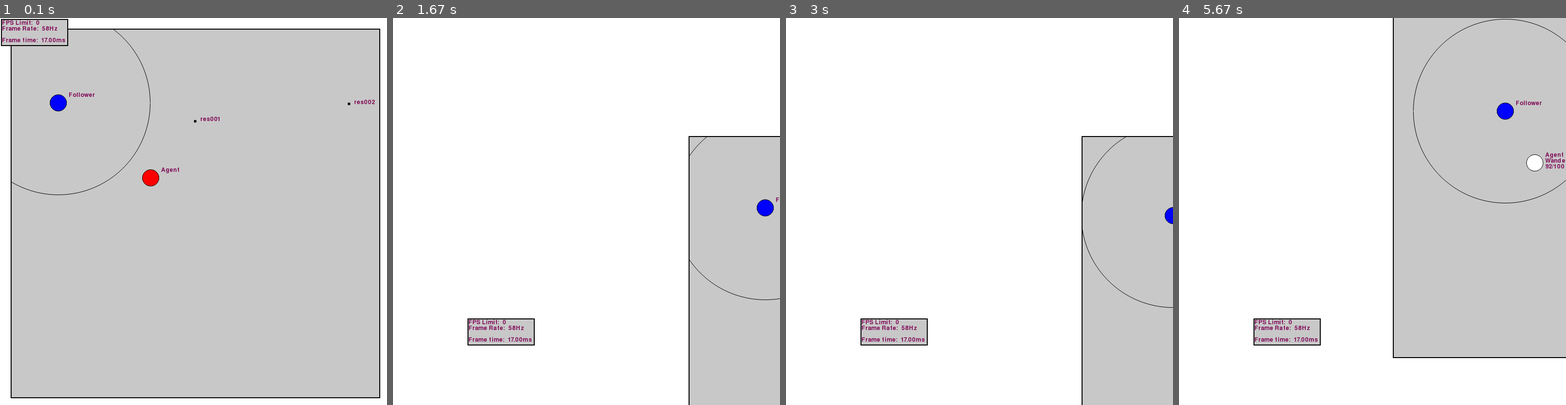
Above: before the commit, frames 1-4 (left to right).
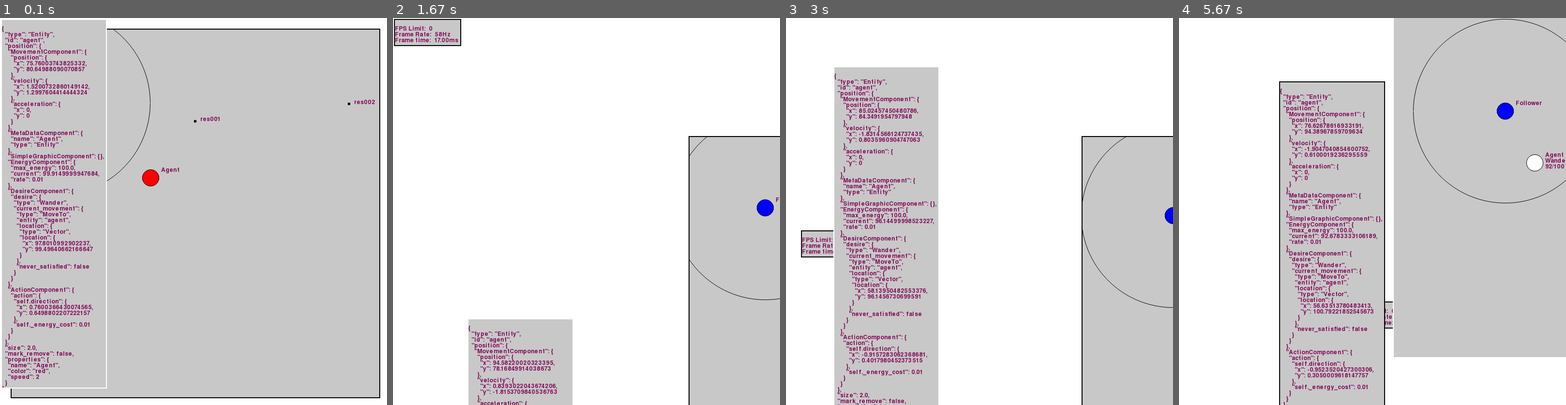
Above: after the commit, the same moments.

Repository: raphaelpaiva/py_creatures
Game: pygame game, started from main.py
Two runs of this game, one before a commit and one after it. Both use one fixed random seed, a clock stepped at 60 frames per second and the inputs below.
Inputs (mouse positions are in pixels of both pictures, inside the frame that each line leads up to):
- Up to frame 1 (0.1 s): no input
- Up to frame 2 (1.67 s): click (586, 211) at 0.38 s; click (555, 196) at 0.72 s; press the mouse at (447, 203) at 1.03 s; move the mouse to (590, 257) at 1.13 s; release the mouse at (733, 312) at 1.27 s; press the mouse at (427, 33) at 1.37 s; move the mouse to (462, 180) at 1.47 s; release the mouse at (501, 331) at 1.6 s
- Up to frame 3 (3 s): press the mouse at (820, 33) at 1.7 s; move the mouse to (863, 64) at 1.8 s; release the mouse at (905, 95) at 1.93 s; press the mouse at (905, 95) at 2.03 s; move the mouse to (867, 207) at 2.13 s; release the mouse at (832, 319) at 2.27 s; press the mouse at (832, 319) at 2.37 s; move the mouse to (832, 281) at 2.47 s; release the mouse at (836, 242) at 2.6 s; press the mouse at (913, 362) at 2.7 s; move the mouse to (898, 234) at 2.8 s; release the mouse at (886, 110) at 2.93 s
- Up to frame 4 (5.67 s): press the mouse at (1225, 242) at 3.03 s; move the mouse to (1240, 161) at 3.13 s; release the mouse at (1256, 76) at 3.27 s; press the mouse at (1225, 242) at 3.37 s; move the mouse to (1310, 281) at 3.47 s; release the mouse at (1387, 315) at 3.6 s; press the mouse at (1306, 141) at 3.7 s; move the mouse to (1318, 234) at 3.8 s; release the mouse at (1333, 327) at 3.93 s; press the mouse at (1519, 269) at 4.03 s; move the mouse to (1465, 238) at 4.13 s; release the mouse at (1411, 207) at 4.27 s; press the mouse at (1465, 238) at 4.37 s; move the mouse to (1357, 219) at 4.47 s; release the mouse at (1248, 203) at 4.6 s; press the mouse at (1387, 315) at 4.7 s; move the mouse to (1453, 319) at 4.8 s; release the mouse at (1515, 323) at 4.93 s; press the mouse at (1333, 242) at 5.03 s; move the mouse to (1310, 257) at 5.13 s; release the mouse at (1291, 269) at 5.27 s; press the mouse at (1333, 242) at 5.37 s; move the mouse to (1411, 199) at 5.47 s; release the mouse at (1488, 161) at 5.6 s

The runs differ from the first frame. In frame 1, 6.6% of the frame differs, in the area x 0-28%, y 0-96%; in frame 2, 6.4%; in frame 3, 23%; in frame 4, 23%, in the area x 19-100%, y 0-100%.

Commit message:
First version of entity widget

Diff:
--- a/creatures/action/action.py
+++ b/creatures/action/action.py
@@ -1,4 +1,4 @@
-from typing import List
+from typing import Any, Dict, List
 from creatures.component import Component
 from creatures.component.component import EnergyComponent
 from creatures.entity import Entity, Vector
@@ -11,6 +11,7 @@
   def run() -> None: pass
   @property
   def energy_cost(self): return 0.0
+  def to_dict(self) -> Dict[str, Any]: pass
 
 class Move(Action):
   def __init__(self, entity: Entity, direction: Vector, energy_cost: float = DEFAULT_MOVE_ACTION_ENERGY_COST) -> None:
@@ -29,6 +30,12 @@
   def energy_cost(self):
     return self._energy_cost * self.entity.properties.get('speed', 1.0)
 
+  def to_dict(self) -> Dict[str, Any]:
+    return {
+      "self.direction": self.direction.to_dict(),
+      "self._energy_cost": self._energy_cost
+    }
+
 class Grab(Action):
   def __init__(self, entity: Entity, target: Entity) -> None:
     super().__init__()
@@ -41,11 +48,20 @@
       energy_component.current = min(100, energy_component.current + 50)
       self.target.mark_remove = True
 
+  def to_dict(self) -> Dict[str, Any]:
+    return {
+      "target": self.target.id
+    }
+
 
 class ActionComponent(Component):
   def __init__(self) -> None:
     super().__init__()
     self.action: Action = None
+  def to_dict(self) -> Dict[str, Any]:
+    return {
+      "action": self.action.to_dict() if self.action else None
+    }
 
 class ActionSystem(System):
   def __init__(self) -> None:
--- a/creatures/component/component.py
+++ b/creatures/component/component.py
@@ -1,20 +1,33 @@
+from typing import Any, Dict
 from creatures.primitives import Vector
 
 class Component(object):
   def __init__(self) -> None:
     self.properties = {}
+  def to_dict(self) -> Dict[str, Any]: return {}
 
 class MetaDataComponent(Component):
   def __init__(self, name: str = '', type: str = '') -> None:
     super().__init__()
     self.name = name
     self.type = type
+  def to_dict(self) -> Dict[str, Any]:
+    return {
+      "name": self.name,
+      "type": self.type
+    }
 
 class MovementComponent(Component):
   def __init__(self, position: Vector = Vector(0, 0)) -> None:
     self.position:     Vector = position
     self.velocity:     Vector = Vector(0, 0)
     self.acceleration: Vector = Vector(0, 0)
+  def to_dict(self) -> Dict[str, Any]:
+    return {
+      "position":     self.position.to_dict(),
+      "velocity":     self.velocity.to_dict(),
+      "acceleration": self.acceleration.to_dict(),
+    }
 
 class EnergyComponent(Component):
   def __init__(self, max_energy: float = 100.0, rate: float = 0.01) -> None:
@@ -25,3 +38,10 @@
 
   def __str__(self) -> str:
     return f"{int(self.current)}/{int(self.max_energy)}"
+
+  def to_dict(self) -> Dict[str, Any]:
+    return {
+      "max_energy": self.max_energy,
+      "current": self.current,
+      "rate": self.rate,
+    }
--- a/creatures/desire/desire_abstract.py
+++ b/creatures/desire/desire_abstract.py
@@ -1,4 +1,5 @@
 from abc import abstractmethod
+from typing import Any, Dict
 from creatures.component.component import Component
 
 from creatures.entity import Entity
@@ -36,3 +37,7 @@
   def __init__(self, desire: Desire) -> None:
     super().__init__()
     self.desire = desire
+  def to_dict(self) -> Dict[str, Any]:
+    return {
+      "desire": self.desire.to_dict()
+    }
--- a/creatures/entity.py
+++ b/creatures/entity.py
@@ -1,7 +1,6 @@
 from __future__ import annotations
 from math import sqrt
-from pyclbr import Class
-from typing import Any, Dict, List
+from typing import Any, Dict
 from creatures.primitives import Vector
 from creatures.component import Component, MetaDataComponent, MovementComponent
 
@@ -72,10 +71,11 @@
     return f"{self.__class__.__name__}({self.id}, {self.movement.position})"
 
   def to_dict(self) -> Dict[str, Any]:
+    components_dict = {k: v.to_dict() for k,v in self._components.items()}
     return {
       "type": self.type,
       "id": self.id,
-      "position": self.position.to_dict(),
+      "position": components_dict,
       "size": self.size,
       "mark_remove": self.mark_remove,
       "properties": self.properties
--- /dev/null
+++ b/creatures/render_system/entity_widget.py
@@ -0,0 +1,16 @@
+import pygame as pg
+from creatures.entity import Entity
+from creatures.render_system.style import Style
+from creatures.render_system.text_widget import TextWidget
+import json
+
+class EntityWidget(TextWidget):
+  def __init__(self, surface: pg.Surface, entity: Entity, style: Style = ...) -> None:
+    self.entity = entity
+    self.entity_text = json.dumps(self.entity.to_dict(), indent=2)
+    super().__init__(surface, self.entity_text, style)
+
+  def update(self):
+    self.entity_text = json.dumps(self.entity.to_dict(), indent=2)
+    self.set_text(self.entity_text)
+    super().update()
--- a/creatures/render_system/render_system.py
+++ b/creatures/render_system/render_system.py
@@ -1,10 +1,12 @@
 import sys
+from tkinter import font
 from typing import List
 
 import pygame as pg
 import pygame.gfxdraw as gfx
 
 from creatures.entity import Entity
+from creatures.render_system.entity_widget import EntityWidget
 from creatures.render_system.mouse_handler import Mouse
 from creatures.render_system.style import Style
 from creatures.render_system.world_widget import WorldWidget
@@ -57,12 +59,18 @@
       style=world_widget_style
     )
 
-    self.stats_widget = TextWidget(self.screen, 'Framerate: 0000.0 fps\nOpa!', style=Style(font=pg.font.SysFont(None, 18)))
+    self.stats_widget = TextWidget(self.screen, 'Framerate: 0000.0 fps\nOpa!', style=Style(font=self.font))
+    self.stats_widget = TextWidget(self.screen, 'Framerate: 0000.0 fps\nOpa!', style=Style(font=self.font))
+    self.entity_widget = None
 
     self.add_ui_element(self.world_widget)
     self.add_ui_element(self.stats_widget)
 
   def update(self, entities: List[Entity]):
+    if not self.entity_widget:
+      self.entity_widget = EntityWidget(self.screen, entities[0], style=Style(font=self.font))
+      self.add_ui_element(self.entity_widget)
+
     self.ui_stack.sort(key=lambda w: w.z_position)
     self.mouse.update_position()
     self.handle_events()
@@ -72,12 +80,14 @@
 
     self.top_hovering_widget = None
     for widget in self.ui_stack:
-      widget.hovering = False
       if widget.border_rect.collidepoint(self.mouse.position.as_tuple()):
         if self.top_hovering_widget is None:
           self.top_hovering_widget = widget
         elif self.top_hovering_widget.z_position < widget.z_position:
           self.top_hovering_widget = widget
+      else:
+        widget.hovering = False
+
       widget.render()
 
     if self.top_hovering_widget:
--- a/creatures/render_system/text_widget.py
+++ b/creatures/render_system/text_widget.py
@@ -12,9 +12,8 @@
     self.style = style
     self.width = 0
 
-    new_size = self.create_text_content(text)
-    style.size = new_size
-    super().__init__(surface, style=style)
+    self.style.size = self.create_text_content(text)
+    super().__init__(surface, style=self.style)
 
   def create_text_content(self, text):
       self.text = text
@@ -34,13 +33,14 @@
   def update(self):
     text_surface_position = Vector(0,0)
 
-    for index, text_surface in enumerate(self.text_surfaces):
-      text_surface_position += Vector(0, index * self.font.get_height())
+    for text_surface in self.text_surfaces:
+      text_surface_position += Vector(0, self.font.get_height())
       self.surface.blit(text_surface, text_surface_position.as_tuple())
 
   def set_text(self, new_text):
-    self.size        = self.create_text_content(new_text)
-    self.surface     = pg.Surface(self.size)
+    self.style.size  = self.create_text_content(new_text)
+    self.surface     = pg.Surface(self.style.size)
+    self.surface.fill(self.style.background_color)
     self.rect        = self.surface.get_rect()
     self.border_rect = pg.rect.Rect(
       self.position.x + self.rect.left - self.style.border_width,
